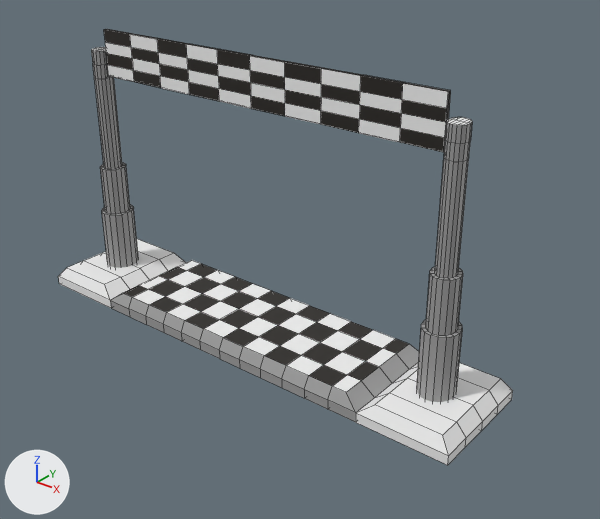
The OBJ model assets/3dmodels/Prop_Goal.obj, before and after one commit.
One viewpoint serves both versions: a 50 mm camera at (7.7, -8.56, 6.8) aimed at (0.73, 0.14, 1.4). Every picture has the same lights, and +X, +Y and +Z are marked at lower left. Mesh edges are drawn as thin lines. Where no turn or scale is listed for an object, it has been applied to the vertices.

Objects in the first picture: 'Goalpost'.
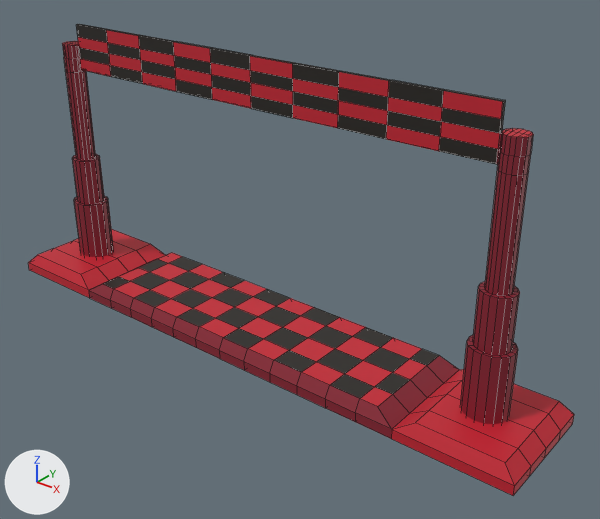
What changed in the scene script:
```text
Add img_torpedo_color_png:
    img_torpedo_color_png = load_image('Torpedo_Color.png', 'Torpedo_Color.png', 1024, 1024, 'sRGB')
Change mat_material_014:
    mat_material_014.texture: img_goal_color_png -> img_torpedo_color_png
Change me_goalpost:
    where me_goalpost.from_pydata(...)  # 628 vertices, 624 faces; spans x -3.96..3.96, y -0.9..0.9, z -0.11..4.34
    used by ob_goalpost; location = (0.0, 0.0, 0.0)
    me_goalpost part 1: the whole mesh is multiplied about its middle by the matrix ((1.226, 0.0, 0.0), (0.0, 1.0, 0.0), (0.0, 0.0, 1.0))
```

Boxes (x1, y1, x2, y2) around the edits, measured in the pictures (600 x 519 px):
'Goalpost', surface changed, reshaped (20% wider, 8% taller)
    before: (58, 29, 513, 465)
    after: (28, 24, 574, 496)
